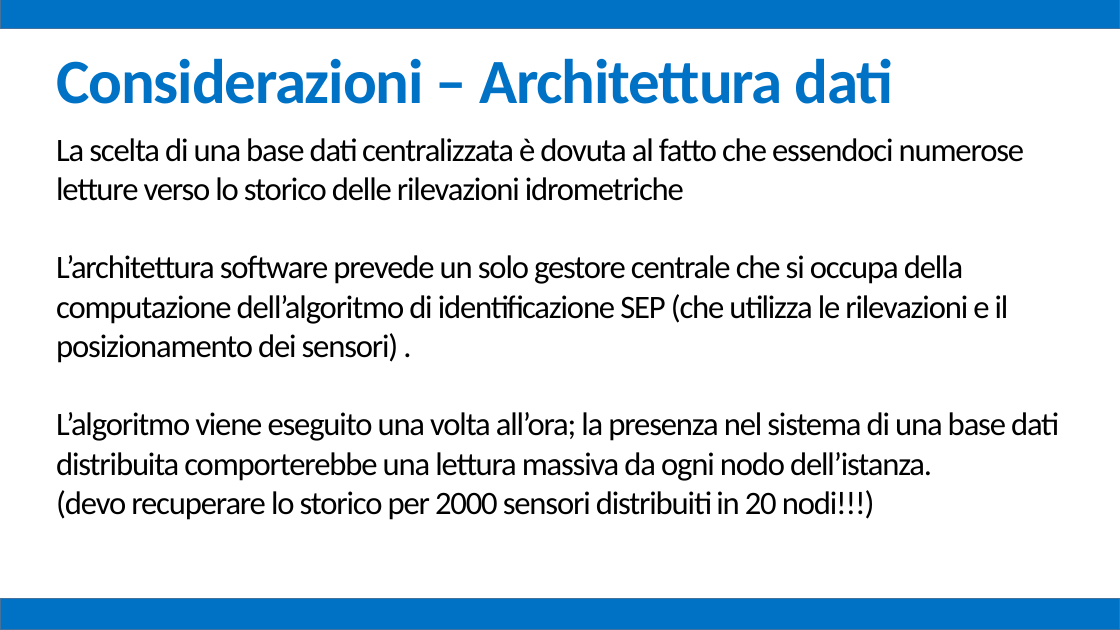
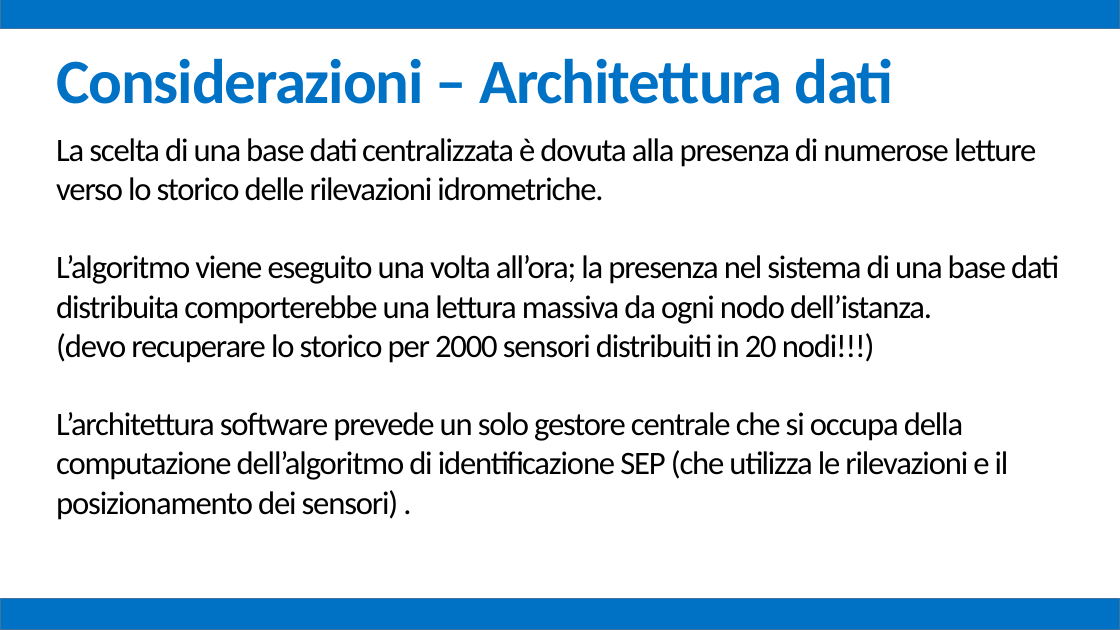
Before and after one commit to mz1991/ProgettoFebbraio2015, a slide deck: slide 83 of Febbraio 2015.pptx. Drawn at 1120x630 pixels with LibreOffice and Linux fonts; fonts in the diff are those of the drawing. Boxes give left, top, right and bottom in pixels: in the first picture for what was removed or moved away, otherwise in the second. Text is boxed around its words. In the diff, an @@ line names an element or a change of style, - is before the commit and + after.

```diff
--- a/Febbraio 2015.pptx
+++ b/Febbraio 2015.pptx
@@ text at [56,138,1036,201]: text changed @@
-La scelta di una base dati centralizzata è dovuta al fatto che essendoci numerose letture verso lo storico delle rilevazioni idrometriche
-L’architettura software prevede un solo gestore centrale che si occupa della computazione dell’algoritmo di identificazione SEP (che utilizza le rilevazioni e il posizionamento dei sensori) .
+La scelta di una base dati centralizzata è dovuta alla presenza di numerose letture verso lo storico delle rilevazioni idrometriche.
@@ text at [56,412,1009,520]: paragraph added @@
+L’architettura software prevede un solo gestore centrale che si occupa della computazione dell’algoritmo di identificazione SEP (che utilizza le rilevazioni e il posizionamento dei sensori) .
```
Also in this commit, not shown: 12 other slides changed, 5 other files.
